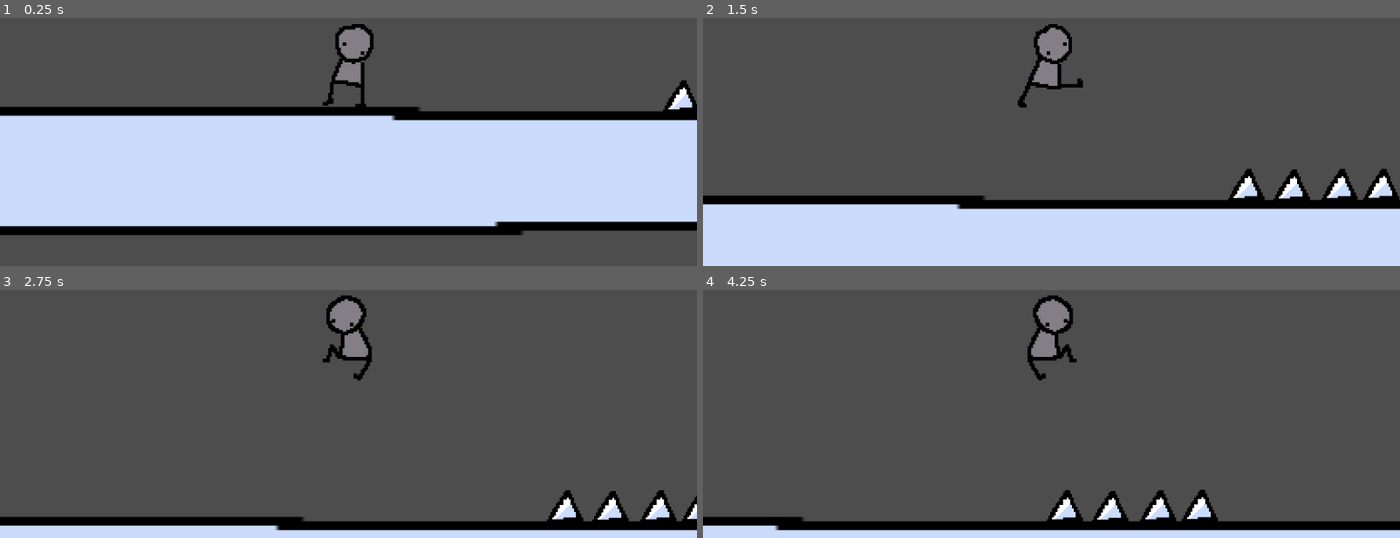
Above: before the commit, frames 1-4 (two rows, left to right).
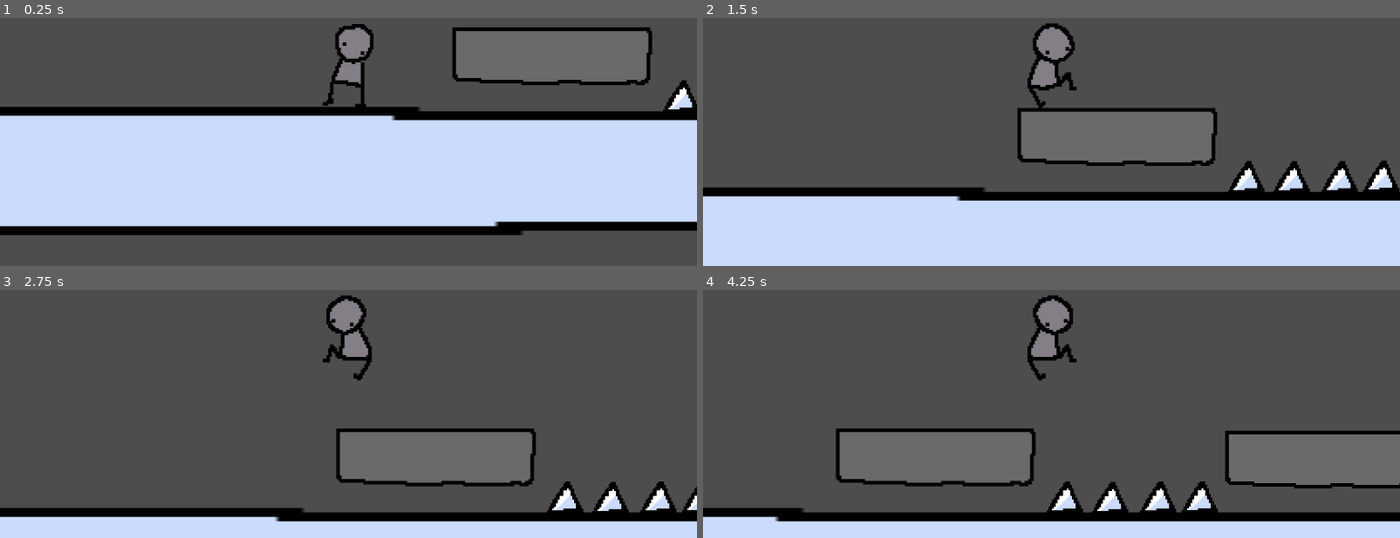
Above: after the commit, the same moments.

Repository: Helia8/platform
Game: Godot game, scene res://scenes/Level/Level1.tscn
Same seed, same stepped clock (60 frames per second), same inputs: the game is played once before the commit and once after it.
Inputs:
- Up to frame 1 (0.25 s): no input
- Up to frame 2 (1.5 s): tap Enter (ui_accept) at 0.5, 0.77 s; hold Right (ui_right) from 0.53 s (still down)
- Up to frame 3 (2.75 s): tap Enter (ui_accept) at 1.52 s; release Right (ui_right) at 2.03 s; hold Left (ui_left) from 2.03 s (still down)
- Up to frame 4 (4.25 s): release Left (ui_left) at 2.78 s; hold Right (ui_right) from 2.78 s (still down); tap Enter (ui_accept) at 3.02, 3.77 s

The runs differ from the first frame. In frame 1, 6.4% of the frame differs, in the area x 64-94%, y 3-28%; in frame 2, 15%; in frame 3, 15%; in frame 4, 20%, in the area x 0-100%, y 55-97%.

Commit message:
feat: platform

Diff:
--- a/scenes/Level/Level1.tscn
+++ b/scenes/Level/Level1.tscn
@@ -50,7 +50,7 @@
 position = Vector2(3311, 345)
 
 [node name="BasicPlatform" parent="." unique_id=162337804 instance=ExtResource("7_4esi6")]
-position = Vector2(543, 247)
+position = Vector2(465, 261)
 
 [node name="SpikeHazard2" parent="." unique_id=1820497247 instance=ExtResource("4_8mqkg")]
 position = Vector2(1355, 455)
@@ -86,7 +86,7 @@
 position = Vector2(3619, 63)
 
 [node name="SpikeHazard5" parent="." unique_id=464142309 instance=ExtResource("4_8mqkg")]
-position = Vector2(3845, 8)
+position = Vector2(3845, 24)
 
 [node name="VoidHazard3" parent="." unique_id=810062654 instance=ExtResource("3_p0hel")]
 position = Vector2(5227, 725)
--- a/scenes/Platforms/BasicPlatform.tscn
+++ b/scenes/Platforms/BasicPlatform.tscn
@@ -1,12 +1,19 @@
 [gd_scene format=3 uid="uid://bfg8snu3sq651"]
 
+[ext_resource type="Texture2D" uid="uid://cqmw8e4mejbry" path="res://assets/platform.png" id="1_j157d"]
+
 [sub_resource type="RectangleShape2D" id="RectangleShape2D_2hffl"]
-size = Vector2(507, 133)
+size = Vector2(548, 159)
 
 [node name="BasicPlatform" type="Node2D" unique_id=162337804]
 
 [node name="StaticBody2D" type="StaticBody2D" parent="." unique_id=649466130]
+position = Vector2(280, 87.5)
 
 [node name="CollisionShape2D" type="CollisionShape2D" parent="StaticBody2D" unique_id=462065617]
-position = Vector2(243.5, 56.5)
+position = Vector2(-5, -7.5)
 shape = SubResource("RectangleShape2D_2hffl")
+
+[node name="Platoform" type="Sprite2D" parent="." unique_id=359487463]
+position = Vector2(277, 80)
+texture = ExtResource("1_j157d")
Renamed: assets/platoform.png -> assets/platform.png
Not shown, changed: assets/platform.png.import
